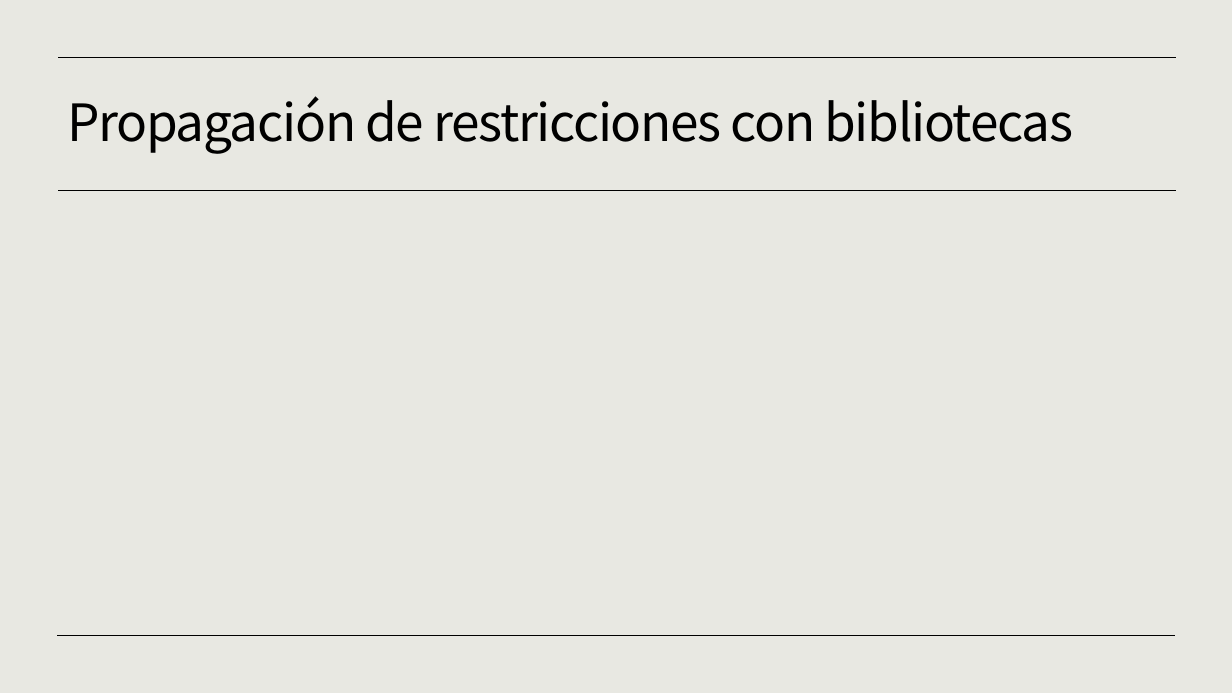
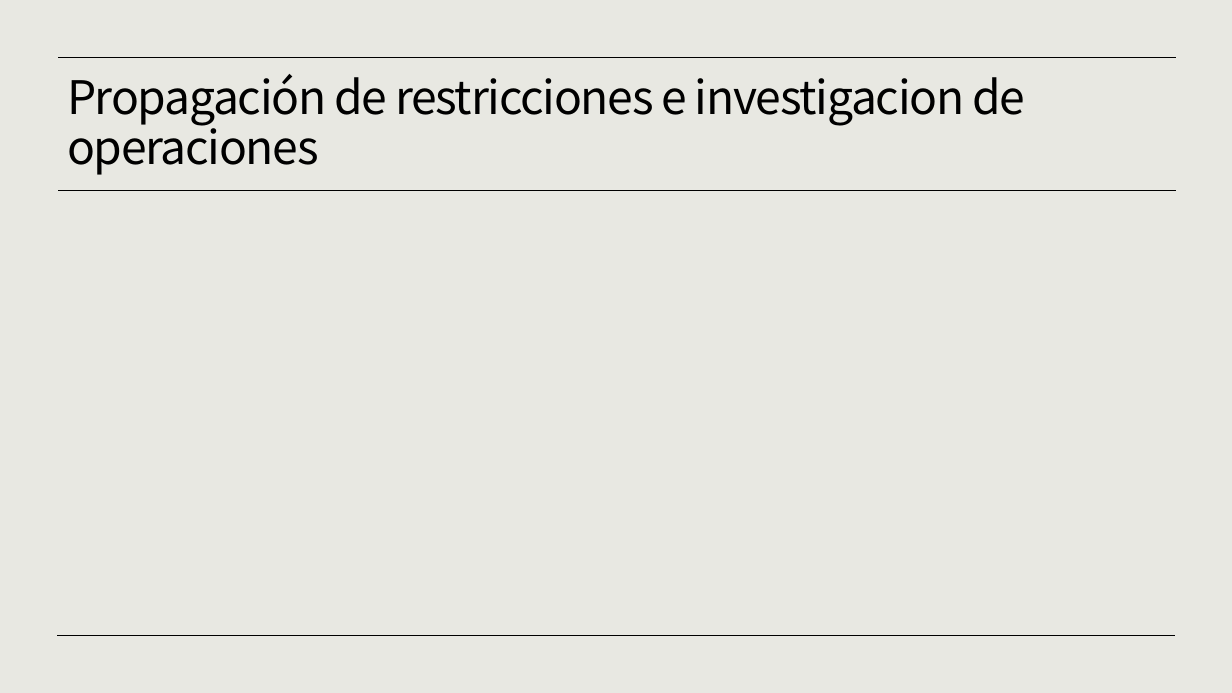
Before and after one commit to JavierCorralLizarraga/Artificial-intelligence, a slide deck: slide 9 of proyecto cripto-aritmetica/proyectocriptoaritmetica.pptx (slide 7 before the commit). Drawn at 1232x693 pixels with LibreOffice and Linux fonts; fonts in the diff are those of the drawing. Boxes give left, top, right and bottom in pixels: in the first picture for what was removed or moved away, otherwise in the second. Text is boxed around its words. In the diff, an @@ line names an element or a change of style, - is before the commit and + after.

```diff
--- a/proyecto cripto-aritmetica/proyectocriptoaritmetica.pptx
+++ b/proyecto cripto-aritmetica/proyectocriptoaritmetica.pptx
@@ title at (x1=67, y1=74, x2=1025, y2=175): text changed; size 40 to 36 pt @@
-Propagación de restricciones con bibliotecas
+Propagación de restricciones e investigacion de operaciones
```
Also in this commit, not shown: 2 other slides changed, 3 slides added, 1 slide removed, 7 other files.
